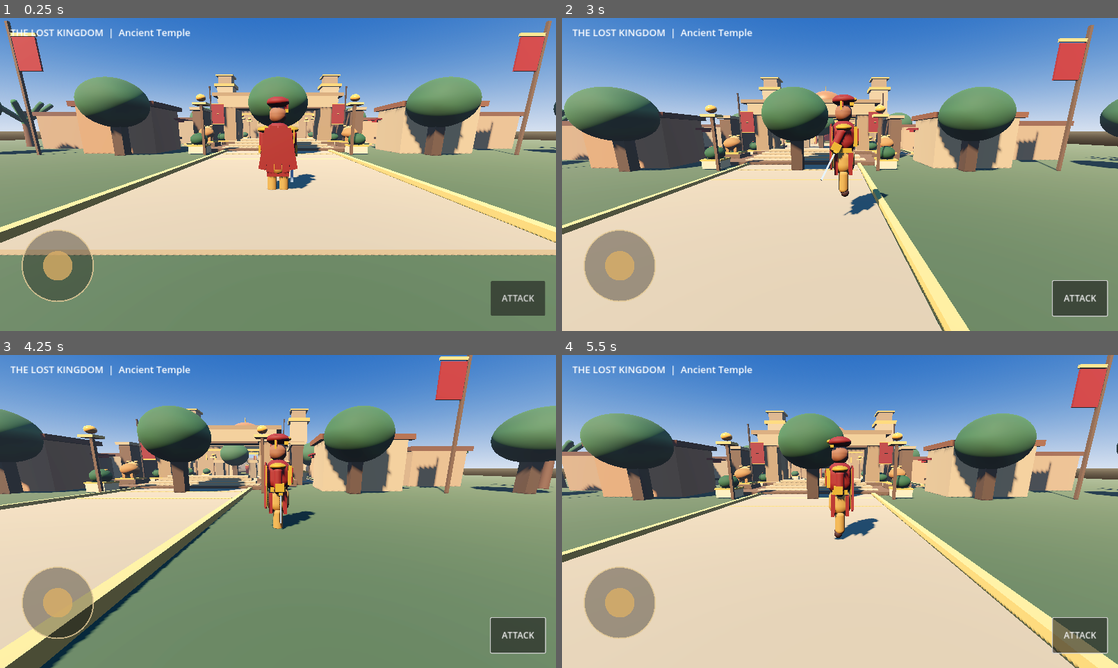
Above: before the commit, frames 1-4 (two rows, left to right).
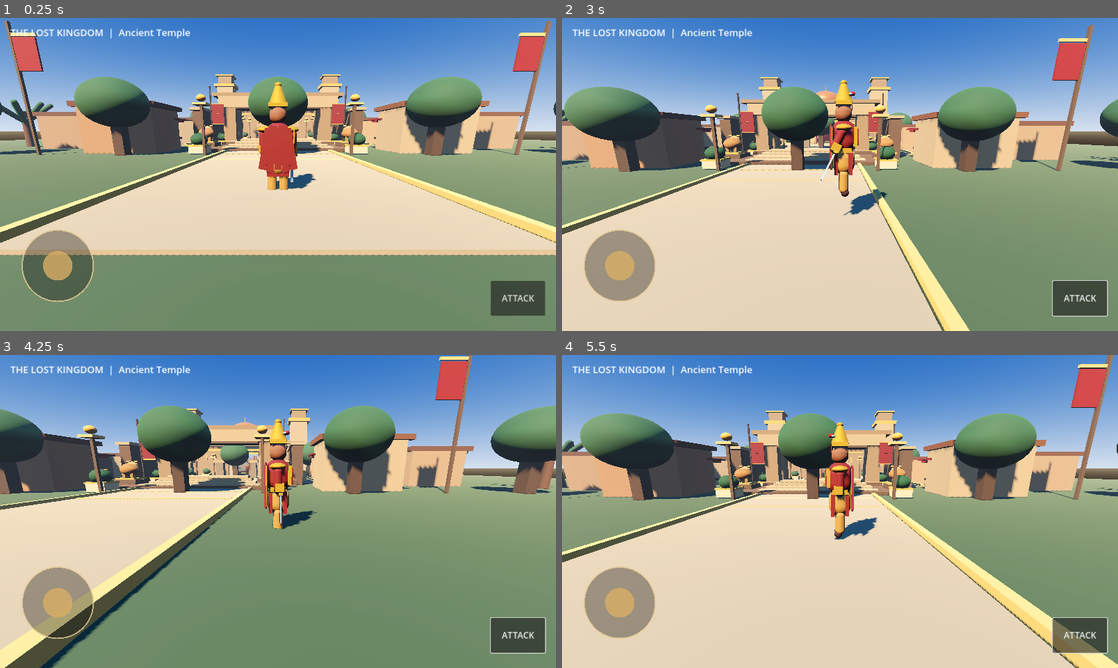
Above: after the commit, the same moments.

Repository: pmp50692-ship-it/the-lost-kingdom
Game: Godot game, scene res://scenes/main.tscn
Two runs of this game, one before a commit and one after it. Both use one fixed random seed, a clock stepped at 60 frames per second and the inputs below.
Inputs (mouse positions are in pixels of both pictures, inside the frame that each line leads up to):
- Up to frame 1 (0.25 s): no input
- Up to frame 2 (3 s): click "ATTACK" at 0.5 s; tap Enter at 1.25 s; drag from (617, 265) to (895, 105) at 1.27 s; drag from (728, 190) to (812, 237) at 2.02 s; tap Space (jump) at 2.75 s; move the mouse to (895, 105) at 2.77 s; hold D (move_right) from 2.78 s (still down)
- Up to frame 3 (4.25 s): release D (move_right) at 3.5 s; drag from (250, 574) to (111, 464) at 3.52 s
- Up to frame 4 (5.5 s): tap Enter at 4.25 s; move the mouse to (1006, 558) at 4.27 s; hold A (move_left) 4.28-5 s; tap Space (jump) at 4.52 s; drag from (673, 464) to (756, 433) at 5.02 s

The runs differ from the first frame. In frame 1, 0.2% of the frame differs, in the area x 48-57%, y 20-52%; in frame 2, 0.2%, in the area x 48-59%, y 19-58%; in frame 3, 0.2%; in frame 4, 0.2%.

Commit message:
Upgrade warrior to ancient Indian royal king crown

Diff:
--- a/scripts/player.gd
+++ b/scripts/player.gd
@@ -95,20 +95,35 @@
         trim.material_override = gold
         cape.add_child(trim)
 
-    # Head, hair, royal head wrap and forehead jewel
+    # Head and ancient Indian royal crown
     _capsule(self, 0.22, 0.48, Vector3(0, 1.96, 0), skin, "Head")
-    _capsule(self, 0.245, 0.22, Vector3(0, 2.20, 0.015), tunic, "Hair")
-    var turban := SphereMesh.new()
-    turban.radius = 0.29
-    turban.height = 0.28
-    _part(self, turban, Vector3(0, 2.27, 0), tunic, "Royal_Turban")
-    _box(self, Vector3(0.43, 0.07, 0.10), Vector3(0, 2.16, -0.20), gold, "Turban_Band")
-    _box(self, Vector3(0.12, 0.25, 0.08), Vector3(0.20, 2.22, 0.05), tunic, "Turban_Tail")
-    _box(self, Vector3(0.10, 0.20, 0.05), Vector3(0.22, 2.12, 0.06), gold, "Turban_Tail_Trim")
+    _capsule(self, 0.245, 0.22, Vector3(0, 2.20, 0.015), dark, "Hair")
+    _box(self, Vector3(0.48, 0.105, 0.40), Vector3(0, 2.20, 0), gold, "Royal_Crown_Base")
+    var crown_body := CylinderMesh.new()
+    crown_body.top_radius = 0.075
+    crown_body.bottom_radius = 0.235
+    crown_body.height = 0.43
+    _part(self, crown_body, Vector3(0, 2.45, 0), gold, "Royal_Crown")
+    var crown_rim := CylinderMesh.new()
+    crown_rim.top_radius = 0.19
+    crown_rim.bottom_radius = 0.19
+    crown_rim.height = 0.055
+    _part(self, crown_rim, Vector3(0, 2.25, 0), cloth_light, "Crown_Rim")
+    var crown_tip := SphereMesh.new()
+    crown_tip.radius = 0.085
+    crown_tip.height = 0.13
+    _part(self, crown_tip, Vector3(0, 2.69, 0), gold, "Crown_Finial")
+    for side in [-1.0, 1.0]:
+        var crown_gem := SphereMesh.new()
+        crown_gem.radius = 0.045
+        crown_gem.height = 0.07
+        _part(self, crown_gem, Vector3(side * 0.14, 2.40, -0.17), steel, "Crown_Side_Gem")
     var jewel := SphereMesh.new()
-    jewel.radius = 0.065
-    jewel.height = 0.10
-    _part(self, jewel, Vector3(0, 2.29, -0.275), gold, "Forehead_Jewel")
+    jewel.radius = 0.07
+    jewel.height = 0.11
+    var ruby := _mat(Color(0.72, 0.035, 0.045), 0.18)
+    _part(self, jewel, Vector3(0, 2.43, -0.225), ruby, "Crown_Front_Ruby")
+    _box(self, Vector3(0.035, 0.16, 0.025), Vector3(0, 2.10, -0.224), ruby, "Royal_Tilak")
 
     # Shoulder guards
     for side in [-1.0, 1.0]:
